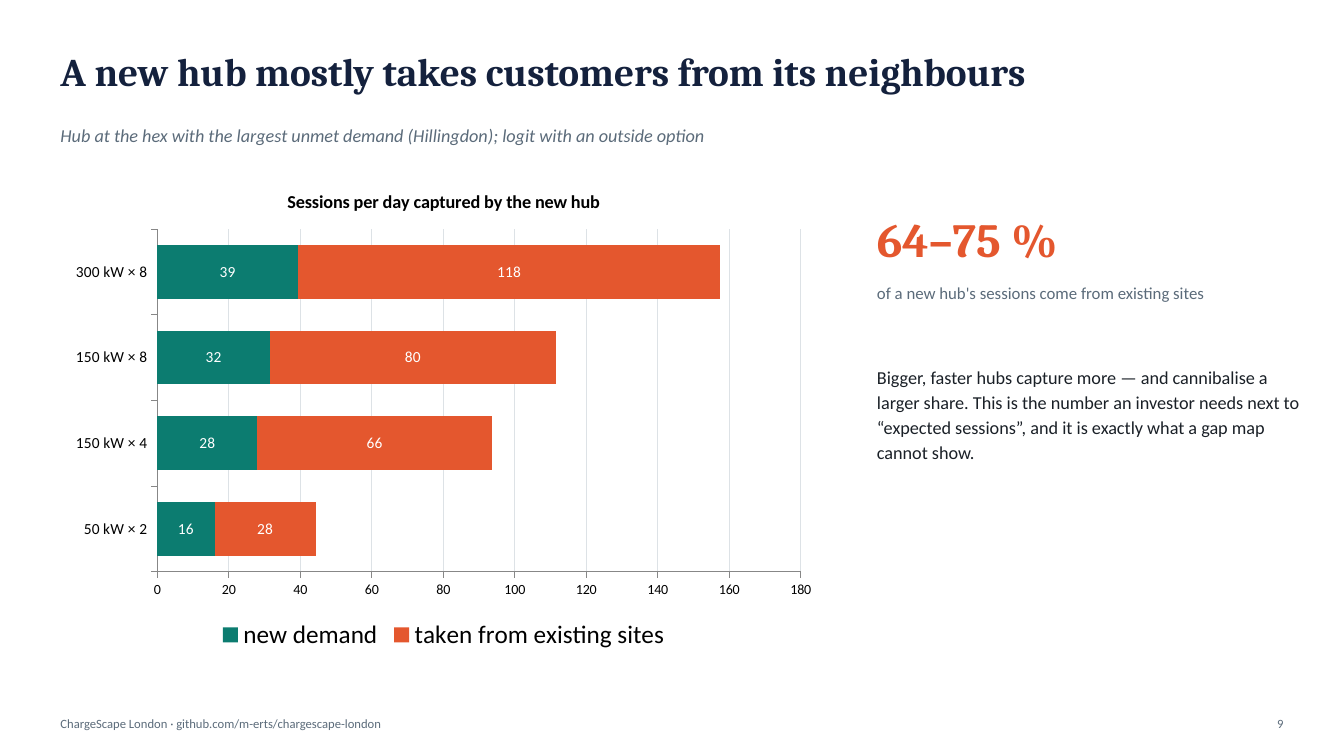
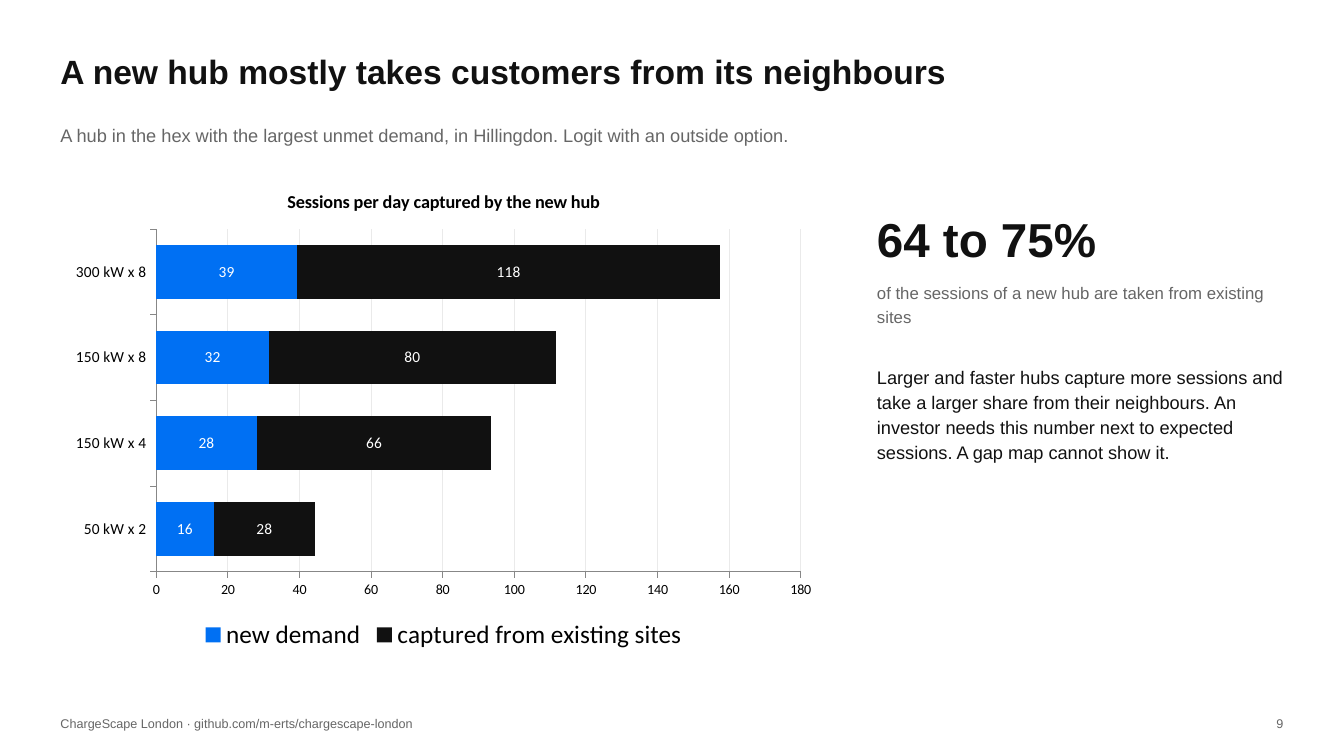
Before and after one commit to m-erts/chargescape-london, a slide deck: slide 9 of reports/ChargeScape_London.pptx. Drawn at 1344x756 pixels with LibreOffice and Linux fonts; fonts in the diff are those of the drawing. Boxes give left, top, right and bottom in pixels: in the first picture for what was removed or moved away, otherwise in the second. Text is boxed around its words. In the diff, an @@ line names an element or a change of style, - is before the commit and + after.

```diff
--- a/reports/ChargeScape_London.pptx
+++ b/reports/ChargeScape_London.pptx
@@ text "A new hub mostly takes ..." at box(60, 59, 946, 91): size 28 to 24 pt, font Cambria to Arial, text colour #14213D to #111111 @@
@@ text at box(60, 129, 789, 146): text changed; font Calibri to Arial; text colour #5B6B7A to #666666; italic off @@
-Hub at the hex with the largest unmet demand (Hillingdon); logit with an outside option
+A hub in the hex with the largest unmet demand, in Hillingdon. Logit with an outside option.
@@ bar stacked chart at box(60, 171, 827, 655) @@
-categories: 50 kW × 2, 150 kW × 4, 150 kW × 8, 300 kW × 8
+categories: 50 kW x 2, 150 kW x 4, 150 kW x 8, 300 kW x 8
@@ colour of new demand #0C7C70 to #0070F3 @@
-taken from existing sites: 28, 66, 80, 118
+captured from existing sites: 28, 66, 80, 118
@@ colour of captured from existing sites #E4572E to #111111 @@
@@ value axis changed @@
@@ text at box(877, 223, 1096, 258): text changed; font Cambria to Arial; text colour #E4572E to #111111 @@
-64–75 %
+64 to 75%
@@ text at box(877, 287, 1264, 323): text changed; font Calibri to Arial; text colour #5B6B7A to #666666 @@
-of a new hub's sessions come from existing sites
+of the sessions of a new hub are taken from existing sites
@@ text at box(877, 370, 1282, 463): text changed; font Calibri to Arial; text colour #1A2027 to #111111 @@
-Bigger, faster hubs capture more — and cannibalise a larger share. This is the number an investor needs next to “expected sessions”, and it is exactly what a gap map cannot show.
+Larger and faster hubs capture more sessions and take a larger share from their neighbours. An investor needs this number next to expected sessions. A gap map cannot show it.
@@ text "ChargeScape London · github.com/m-erts/chargescape-london" at box(60, 719, 413, 731): font Calibri to Arial, text colour #5B6B7A to #666666 @@
@@ text "9" at box(1276, 719, 1283, 728): font Calibri to Arial, text colour #5B6B7A to #666666 @@
```
Also in this commit, not shown: 14 other slides changed, 49 other files.
